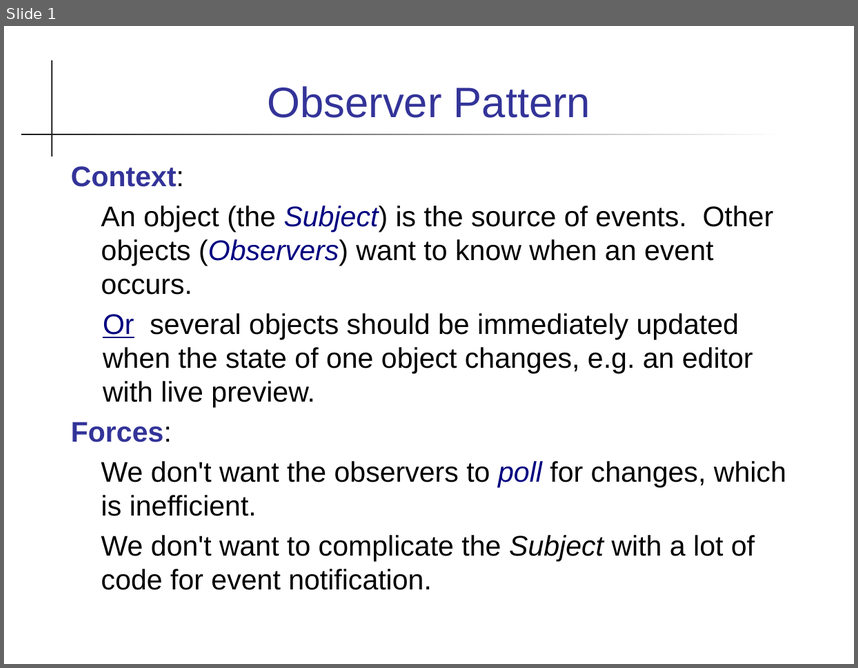
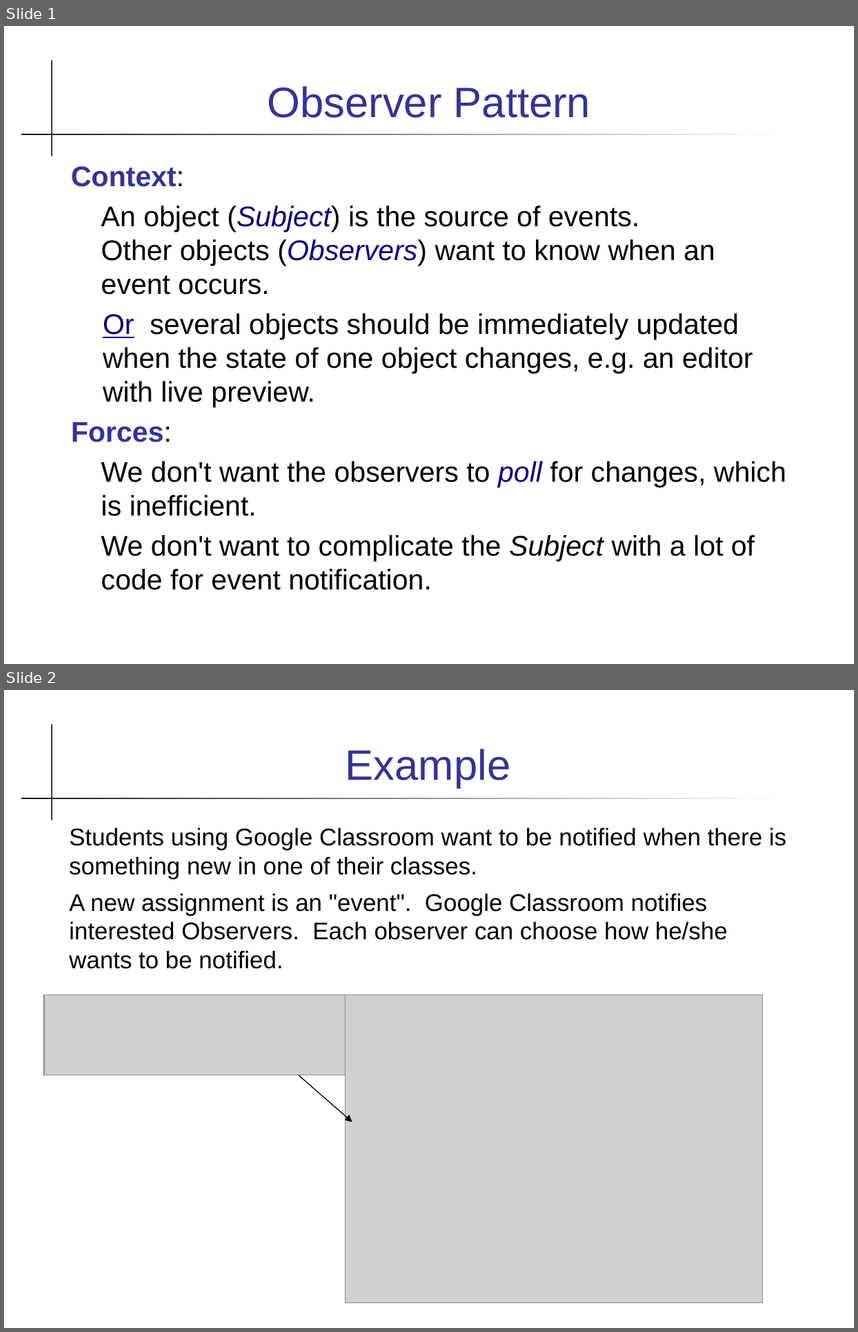
Before and after one commit to skeoop/skeoop.github.io, a slide deck: patterns/Observer-Pattern.ppt. Shown one above the other, each under a label of ours: slide 1 before the commit, slides 1 and 2 after it. The pictures are 858x668 and 858x1332 pixels, drawn with LibreOffice and Linux fonts; fonts in the diff are those of the drawing; grey boxes stand for pictures. Boxes give left, top, right and bottom in pixels: in the first picture for what was removed or moved away, otherwise in the second. Text is boxed around its words. In the diff, an @@ line names an element or a change of style, - is before the commit and + after.

Commit message:
update material on Observer and threads assignment

```diff
--- a/patterns/Observer-Pattern.ppt
+++ b/patterns/Observer-Pattern.ppt
@@ slide 2 added at [4, 690, 854, 1328], background #FFFFFF; not listed: 2 template elements that a slide beside it also shows @@
@@ title added at [346, 749, 511, 788], 36 pt, text #333399 @@
+Example
@@ text added at [69, 827, 786, 969], 20.4 pt, text #000000 @@
+Students using Google Classroom want to be notified when there is something new in one of their classes.
+A new assignment is an "event". Google Classroom notifies interested Observers. Each observer can choose how he/she wants to be notified.
@@ picture added at [44, 994, 381, 1075] @@
@@ picture added at [346, 994, 763, 1302] @@
@@ arrow added from (299, 1075) to (352, 1122), #000000 0.74 pt @@
@@ slide 1 changed as well @@
@@ text at [71, 166, 786, 590]: indent changed @@
@@ text at [101, 205, 715, 294]: text changed @@
-An object (the Subject) is the source of events. Other objects (Observers) want to know when an event occurs.
+An object (Subject) is the source of events.
+Other objects (Observers) want to know when an event occurs.
```
Also in this commit, not shown: 10 other slides changed, 5 other files.
